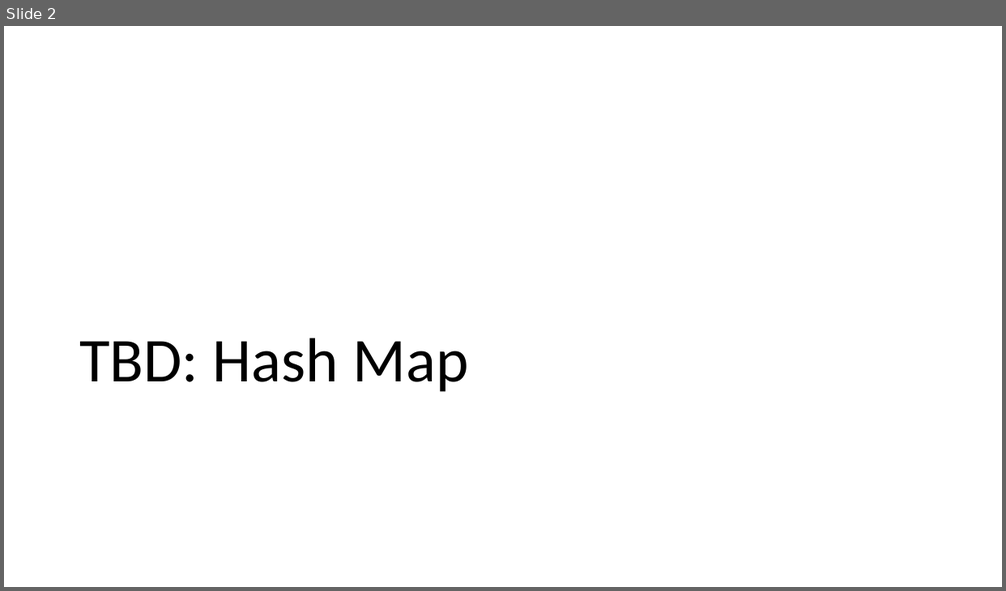
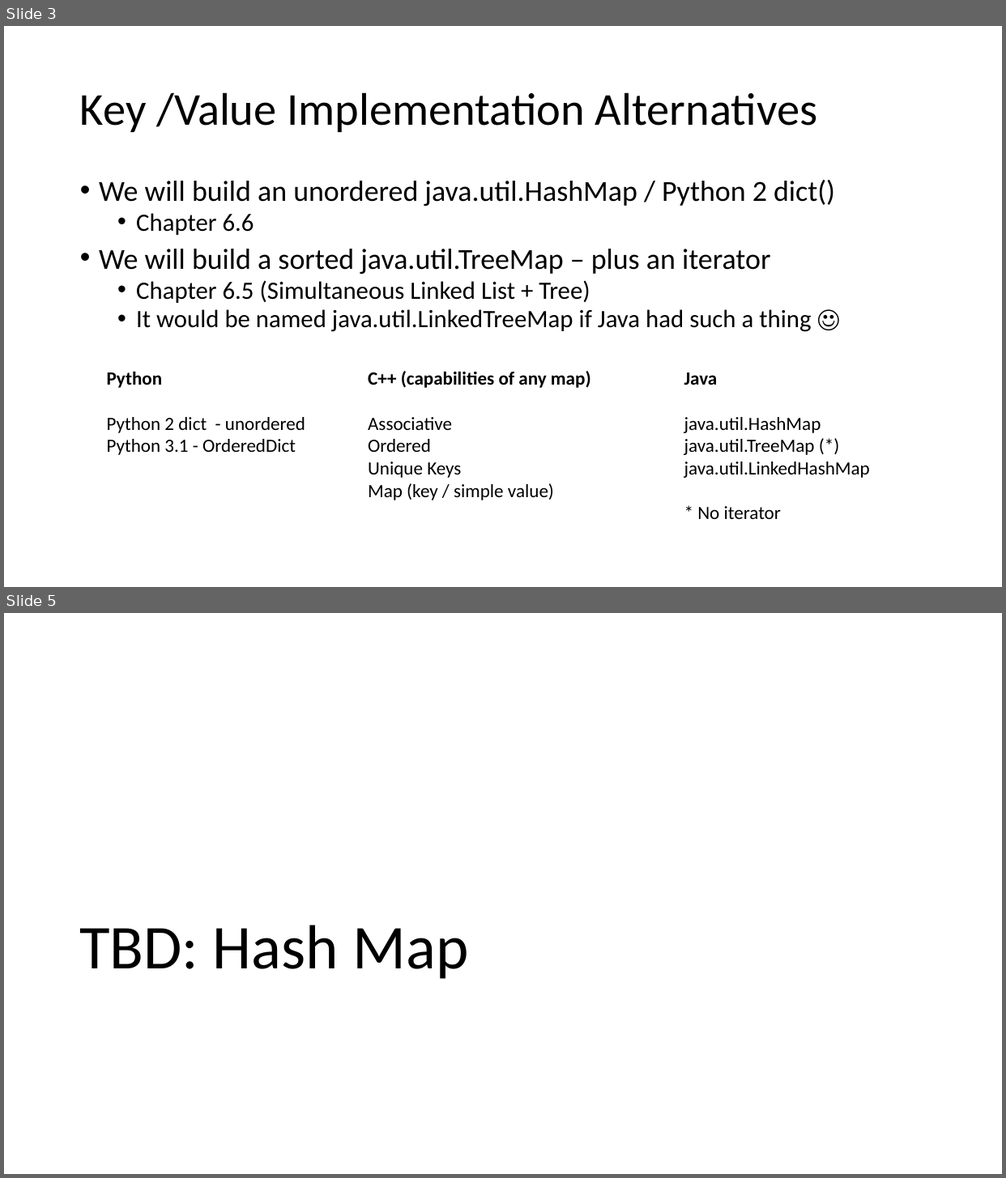
Before and after one commit to csev/cc4e, a slide deck: lectures/CC-05-Trees-Hash.pptx. Shown one above the other, each under a label of ours: slide 2 before the commit, slides 3 and 5 after it; the slides between them are not shown. The pictures are 1006x591 and 1006x1178 pixels, drawn with LibreOffice and Linux fonts; fonts in the diff are those of the drawing. Boxes give left, top, right and bottom in pixels: in the first picture for what was removed or moved away, otherwise in the second. Text is boxed around its words. In the diff, an @@ line names an element or a change of style, - is before the commit and + after.

```diff
--- a/lectures/CC-05-Trees-Hash.pptx
+++ b/lectures/CC-05-Trees-Hash.pptx
@@ slide 3 added at box(4, 26, 1002, 587), background #FFFFFF @@
@@ title added at box(80, 92, 817, 132), 44 pt, text #000000 @@
+Key /Value Implementation Alternatives
@@ text added at box(99, 180, 835, 332), 24 pt, text #000000 @@
+• We will build an unordered java.util.HashMap / Python 2 dict()
+  • Chapter 6.6
+• We will build a sorted java.util.TreeMap – plus an iterator
+  • Chapter 6.5 (Simultaneous Linked List + Tree)
+  • It would be named java.util.LinkedTreeMap if Java had such a thing ☺
@@ text added at box(107, 371, 305, 455), 18 pt, text #000000 @@
+Python
+Python 2 dict - unordered
+Python 3.1 - OrderedDict
@@ text added at box(368, 371, 591, 501), 18 pt, text #000000 @@
+C++ (capabilities of any map)
+Associative
+Ordered
+Unique Keys
+Map (key / simple value)
@@ text added at box(684, 373, 870, 519), 18 pt, text #000000 @@
+Java
+java.util.HashMap
+java.util.TreeMap (*)
+java.util.LinkedHashMap
+* No iterator
@@ what was slide 2 is now slide 5 @@
```
Also in this commit, not shown: 1 slide changed, 2 other slides added, 2 other files.
